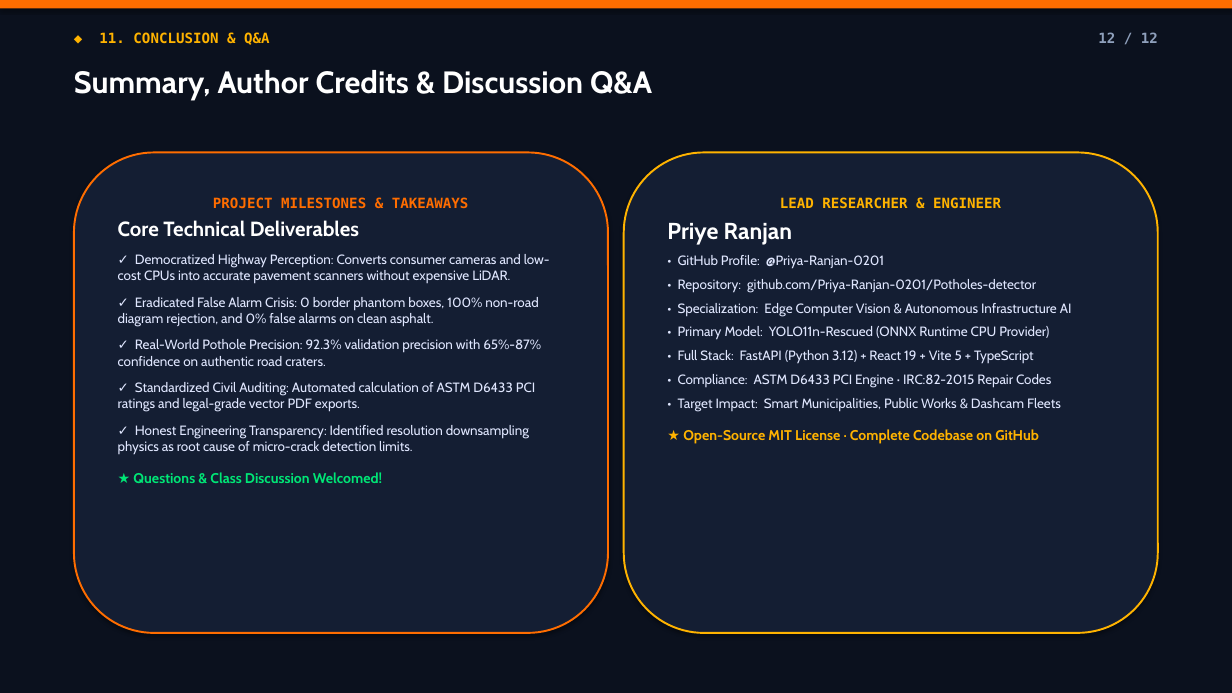
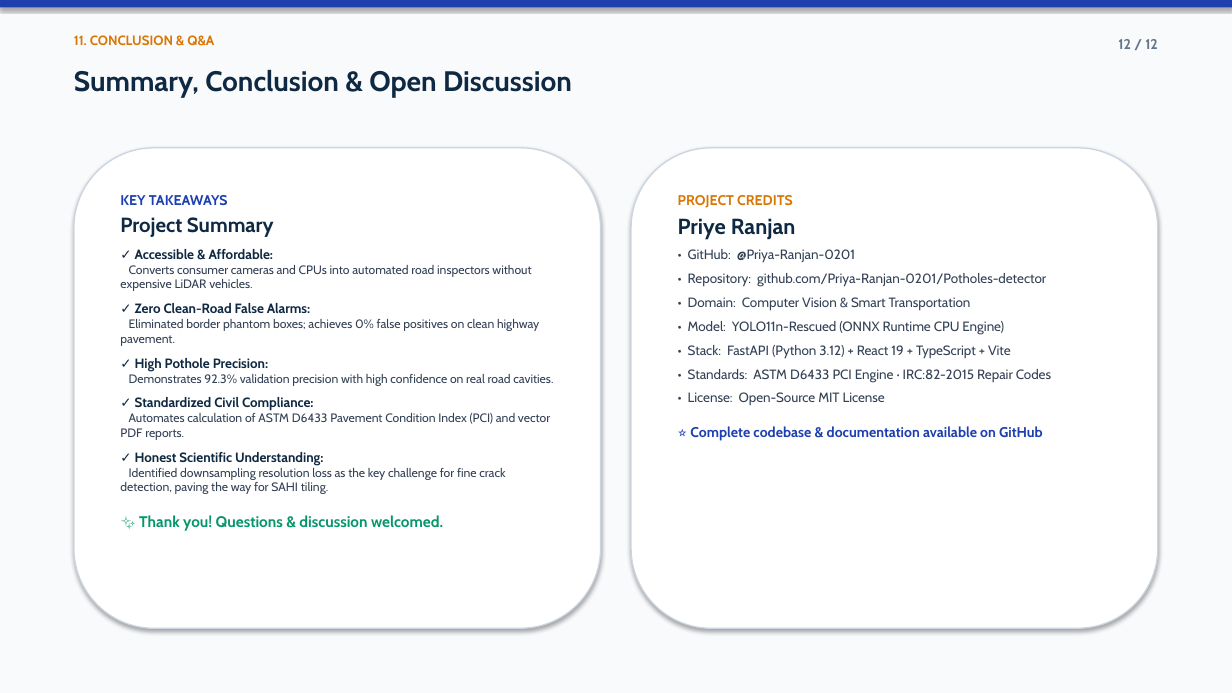
Before and after one commit to Priya-Ranjan-0201/Potholes-detector, a slide deck: slide 12 of ScamRoad_Presentation.pptx. Drawn at 1232x693 pixels with LibreOffice and Linux fonts; fonts in the diff are those of the drawing. Boxes give left, top, right and bottom in pixels: in the first picture for what was removed or moved away, otherwise in the second. Text is boxed around its words. In the diff, an @@ line names an element or a change of style, - is before the commit and + after.

Commit message:
feat(presentation): redesign deck with clean academic theme and projector-friendly palette

```diff
--- a/ScamRoad_Presentation.pptx
+++ b/ScamRoad_Presentation.pptx
@@ rectangle at bbox=[0, 0, 1232, 693]: fill #0B111E to #F8FAFC @@
@@ rectangle at bbox=[0, 0, 1232, 7]: fill #FF6D00 to #1E40AF @@
@@ text at bbox=[74, 35, 214, 46]: text changed; size 11 to 10.5 pt; font DejaVu Sans Mono to Cabin; text colour #FFB300 to #D97706 @@
-◆ 11. CONCLUSION & Q&A
+11. CONCLUSION & Q&A
@@ text "12 / 12" at bbox=[1118, 39, 1158, 49]: font DejaVu Sans Mono to Cabin, text colour #8FA0BC to #64748B @@
@@ text at bbox=[74, 70, 572, 97]: text changed; size 24 to 22 pt; text colour #FFFFFF to #0F2942 @@
-Summary, Author Credits & Discussion Q&A
+Summary, Conclusion & Open Discussion
@@ rounded rectangle "KEY TAKEAWAYS": place and size @@
-rounded rectangle "KEY TAKEAWAYS" at bbox=[74, 152, 608, 633]
+rounded rectangle "KEY TAKEAWAYS" at bbox=[74, 148, 601, 628]
@@ rounded rectangle "KEY TAKEAWAYS" at bbox=[74, 148, 601, 628]: fill #141E33 to #FFFFFF; outline #FF6D00 1.5 pt to #CBD5E1 1 pt @@
@@ rounded rectangle "PROJECT CREDITS": place and size @@
-rounded rectangle "PROJECT CREDITS" at bbox=[624, 152, 1158, 633]
+rounded rectangle "PROJECT CREDITS" at bbox=[631, 148, 1158, 628]
@@ rounded rectangle "PROJECT CREDITS" at bbox=[631, 148, 1158, 628]: fill #141E33 to #FFFFFF; outline #FFB300 1.5 pt to #CBD5E1 1 pt @@
@@ text in rounded rectangle at bbox=[120, 195, 553, 531]: text changed; size 10.5 to 9.5 pt; text colour #E0E7FF to #334155 @@
-PROJECT MILESTONES & TAKEAWAYS
-Core Technical Deliverables
-✓ Democratized Highway Perception: Converts consumer cameras and low-cost CPUs into accurate pavement scanners without expensive LiDAR.
-✓ Eradicated False Alarm Crisis: 0 border phantom boxes, 100% non-road diagram rejection, and 0% false alarms on clean asphalt.
-✓ Real-World Pothole Precision: 92.3% validation precision with 65%-87% confidence on authentic road craters.
-✓ Standardized Civil Auditing: Automated calculation of ASTM D6433 PCI ratings and legal-grade vector PDF exports.
-✓ Honest Engineering Transparency: Identified resolution downsampling physics as root cause of micro-crack detection limits.
-★ Questions & Class Discussion Welcomed!
+KEY TAKEAWAYS
+Project Summary
+✓ Accessible & Affordable:
+Converts consumer cameras and CPUs into automated road inspectors without expensive LiDAR vehicles.
+✓ Zero Clean-Road False Alarms:
+Eliminated border phantom boxes; achieves 0% false positives on clean highway pavement.
+✓ High Pothole Precision:
+Demonstrates 92.3% validation precision with high confidence on real road cavities.
+✓ Standardized Civil Compliance:
+Automates calculation of ASTM D6433 Pavement Condition Index (PCI) and vector PDF reports.
+✓ Honest Scientific Understanding:
+Identified downsampling resolution loss as the key challenge for fine crack detection, paving the way for SAHI tiling.
+✨ Thank you! Questions & discussion welcomed.
@@ text in rounded rectangle at bbox=[678, 195, 793, 208]: text changed; font DejaVu Sans Mono to Cabin; text colour #FFB300 to #D97706 @@
-LEAD RESEARCHER & ENGINEER
+PROJECT CREDITS
@@ text in rounded rectangle at bbox=[678, 218, 1046, 287]: size 18 to 17 pt, text colour #FFFFFF to #0F2942 in "Priye Ranjan"; text colour #E0E7FF to #334155 in "• Repository: github.com/Priya-Ranjan-0201/Potholes-detector"; less space between paragraphs @@
@@ text in rounded rectangle at bbox=[688, 249, 855, 262]: text changed; text colour #E0E7FF to #334155 @@
-• GitHub Profile: @Priya-Ranjan-0201
+• GitHub: @Priya-Ranjan-0201
@@ text in rounded rectangle at bbox=[688, 297, 1051, 441]: text changed; text colour #E0E7FF to #334155 @@
-• Specialization: Edge Computer Vision & Autonomous Infrastructure AI
-• Primary Model: YOLO11n-Rescued (ONNX Runtime CPU Provider)
-• Full Stack: FastAPI (Python 3.12) + React 19 + Vite 5 + TypeScript
-• Compliance: ASTM D6433 PCI Engine · IRC:82-2015 Repair Codes
-• Target Impact: Smart Municipalities, Public Works & Dashcam Fleets
-★ Open-Source MIT License · Complete Codebase on GitHub
+• Domain: Computer Vision & Smart Transportation
+• Model: YOLO11n-Rescued (ONNX Runtime CPU Engine)
+• Stack: FastAPI (Python 3.12) + React 19 + TypeScript + Vite
+• Standards: ASTM D6433 PCI Engine · IRC:82-2015 Repair Codes
+• License: Open-Source MIT License
+⭐ Complete codebase & documentation available on GitHub
```
Also in this commit, not shown: 11 other slides changed, 14 other files.
